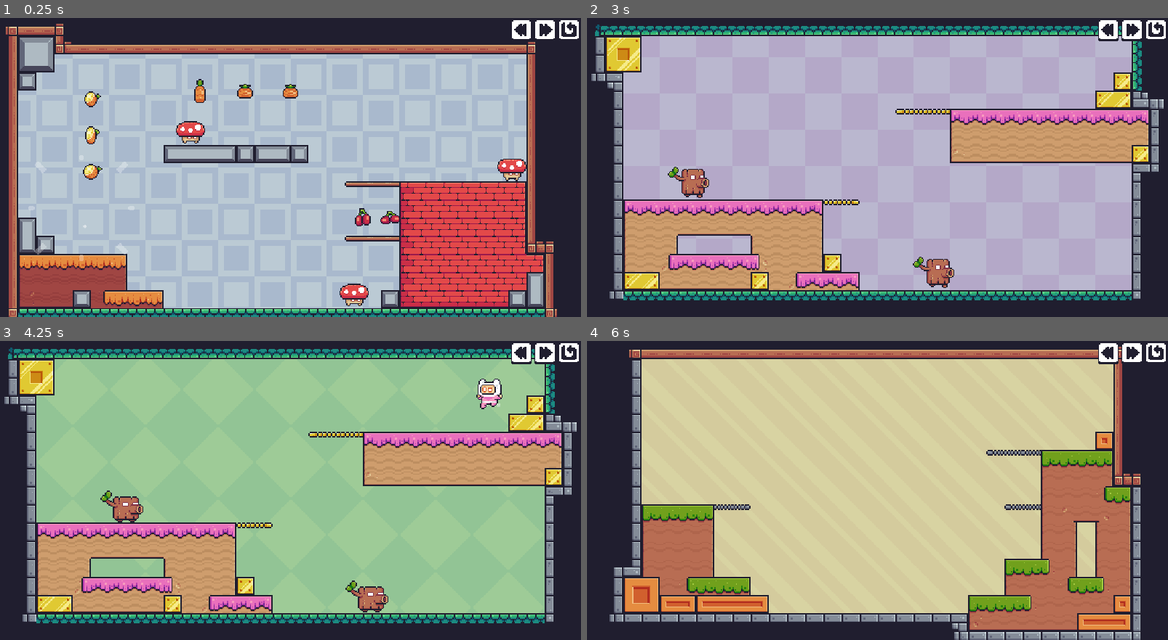
Above: before the commit, frames 1-4 (two rows, left to right).
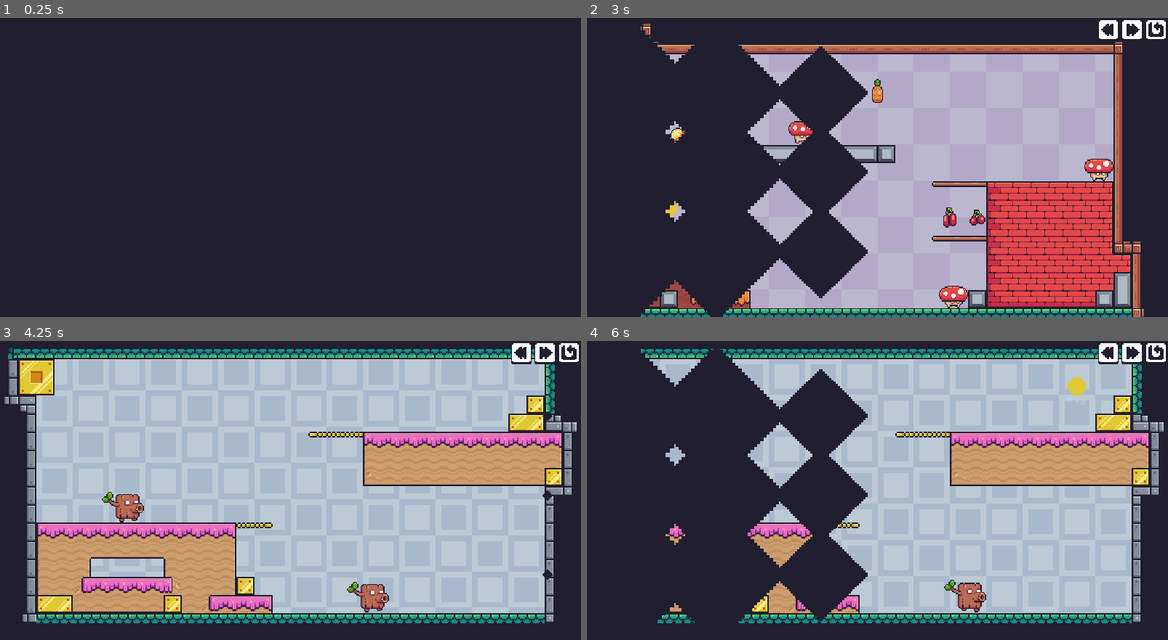
Above: after the commit, the same moments.

Repository: skaarj1989/PixelAdventure
Game: Godot game, scene res://src/Main.tscn
The game is run twice, just before and just after one commit, with the same random seed, the same clock (stepped at 60 frames per second) and the same inputs. Before the commit the project starts from res://src/Levels/Level_2_01.tscn.
Inputs (mouse positions are in pixels of both pictures, inside the frame that each line leads up to):
- Up to frame 1 (0.25 s): no input
- Up to frame 2 (3 s): click (1156, 29) at 0.5 s; click (1156, 29) at 1.25 s; click (1156, 29) at 2 s; click (1133, 29) at 2.75 s
- Up to frame 3 (4.25 s): click (569, 352) at 3.5 s
- Up to frame 4 (6 s): click (1156, 352) at 4.25 s; click (1156, 352) at 5 s; click (1133, 352) at 5.75 s

The runs differ from the first frame. In frame 1, 80% of the frame differs, in the area x 1-100%, y 0-100%; in frame 2, 62%; in frame 3, 57%; in frame 4, 80%.

Commit message:
Added transition animation

Diff:
--- a/project.godot
+++ b/project.godot
@@ -39,15 +39,11 @@
 [application]
 
 config/name="PixelAdventure"
-run/main_scene="res://src/Levels/Level_2_01.tscn"
+run/main_scene="res://src/Main.tscn"
 
 [autoload]
 
 GameState="*res://src/GameState.gd"
-
-[debug]
-
-settings/stdout/verbose_stdout=true
 
 [display]
 
@@ -87,6 +83,18 @@
 
 [input]
 
+ui_accept={
+"deadzone": 0.5,
+"events": [ Object(InputEventKey,"resource_local_to_scene":false,"resource_name":"","device":0,"alt":false,"shift":false,"control":false,"meta":false,"command":false,"pressed":false,"scancode":16777221,"unicode":0,"echo":false,"script":null)
+, Object(InputEventKey,"resource_local_to_scene":false,"resource_name":"","device":0,"alt":false,"shift":false,"control":false,"meta":false,"command":false,"pressed":false,"scancode":16777222,"unicode":0,"echo":false,"script":null)
+, Object(InputEventJoypadButton,"resource_local_to_scene":false,"resource_name":"","device":0,"button_index":0,"pressure":0.0,"pressed":false,"script":null)
+ ]
+}
+ui_select={
+"deadzone": 0.5,
+"events": [ Object(InputEventJoypadButton,"resource_local_to_scene":false,"resource_name":"","device":0,"button_index":3,"pressure":0.0,"pressed":false,"script":null)
+ ]
+}
 move_left={
 "deadzone": 0.5,
 "events": [ Object(InputEventKey,"resource_local_to_scene":false,"resource_name":"","device":0,"alt":false,"shift":false,"control":false,"meta":false,"command":false,"pressed":false,"scancode":16777231,"unicode":0,"echo":false,"script":null)
--- a/src/Levels/Level.gd
+++ b/src/Levels/Level.gd
@@ -1,9 +1,4 @@
 extends Node2D
-
-var chapters := {
-	1: { "num_levels": 18 },
-	2: { "num_levels": 20 },
-}
 
 
 onready var player_prefab := preload("res://src/Player/Player.tscn")
@@ -14,10 +9,17 @@
 	spawn_collectibles()
 	spawn_blocks()
 
+	# Play scene from the editor
+	if get_parent() == get_tree().get_root():
+		create_player()
 
-func _process(_delta: float) -> void:
-	if Input.is_key_pressed(KEY_ESCAPE):
-		get_tree().quit()
+
+func get_info():
+	var array = filename.get_file().get_basename().split("_")
+	return {
+		"chapter_id": array[1].to_int(),
+		"level_id": array[2].to_int()
+	}
 
 
 func spawn_collectibles() -> void:
@@ -52,58 +54,5 @@
 func create_player() -> void:
 	var player = player_prefab.instance()
 	add_child(player)
-	player.connect("dead", $Timer, "start")
+	player.connect("dead", self, "create_player")
 	player.spawn($SpawnPoint.position)
-
-
-func _on_Timer_timeout() -> void:
-	create_player()
-
-
-func _on_HUD_restart_level() -> void:
-	get_tree().reload_current_scene()
-
-
-func _on_HUD_next_level():
-	var stats = stat_current_level()
-	var chapter_id = stats.chapter_id
-	var current_chapter = chapters[chapter_id]
-	var level_id = stats.level_id
-	if level_id == current_chapter.num_levels:
-		chapter_id += 1
-		level_id = 1
-	else:
-		level_id += 1
-
-	if chapter_id <= chapters.size():
-		open_level(chapter_id, level_id)
-
-
-func _on_HUD_prev_level():
-	var stats = stat_current_level()
-	var chapter_id = stats.chapter_id
-	var level_id = stats.level_id
-	if level_id == 1:
-		chapter_id -= 1
-		if chapter_id == 0:
-			return
-		var prev_chapter = chapters[chapter_id]
-		level_id = prev_chapter.num_levels
-	else:
-		level_id -= 1
-
-	if chapter_id > 0:
-		open_level(chapter_id, level_id)
-
-
-func stat_current_level():
-	var fn = filename.get_file().get_basename().split("_")
-	return {
-		"chapter_id": fn[1].to_int(),
-		"level_id": fn[2].to_int()
-	}
-
-
-func open_level(chapter, level) -> void:
-	var str_id = "Level_%d_%0*d" % [chapter, 2, level]
-	get_tree().change_scene("res://src/Levels/%s.tscn" % str_id)
--- a/src/Levels/Level.tscn
+++ b/src/Levels/Level.tscn
@@ -6,7 +6,6 @@
 [ext_resource path="res://assets/Items/Fruits/spritesheet.png" type="Texture" id=4]
 [ext_resource path="res://assets/Traps/Blocks/idle.png" type="Texture" id=5]
 [ext_resource path="res://src/Background/AnimatedBackground.tscn" type="PackedScene" id=6]
-[ext_resource path="res://src/UI/HUD.tscn" type="PackedScene" id=7]
 [ext_resource path="res://assets/Traps/Spikes/spikes.png" type="Texture" id=8]
 [ext_resource path="res://assets/Terrain/terrain.png" type="Texture" id=9]
 [ext_resource path="res://src/FX/ShakeCamera2D.gd" type="Script" id=10]
@@ -3851,11 +3850,6 @@
 [node name="Level" type="Node2D"]
 script = ExtResource( 11 )
 
-[node name="CanvasLayer" type="CanvasLayer" parent="."]
-pause_mode = 2
-
-[node name="HUD" parent="CanvasLayer" instance=ExtResource( 7 )]
-
 [node name="AnimatedBackground" parent="." instance=ExtResource( 6 )]
 
 [node name="TileMap" type="TileMap" parent="." groups=[
@@ -3958,16 +3952,3 @@
 __meta__ = {
 "_edit_lock_": true
 }
-
-[node name="Timer" type="Timer" parent="."]
-wait_time = 0.25
-one_shot = true
-autostart = true
-__meta__ = {
-"_editor_description_": "Spawn delay"
-}
-
-[connection signal="next_level" from="CanvasLayer/HUD" to="." method="_on_HUD_next_level"]
-[connection signal="prev_level" from="CanvasLayer/HUD" to="." method="_on_HUD_prev_level"]
-[connection signal="restart_level" from="CanvasLayer/HUD" to="." method="_on_HUD_restart_level"]
-[connection signal="timeout" from="Timer" to="." method="_on_Timer_timeout"]
--- a/src/Levels/Level_1_01.tscn
+++ b/src/Levels/Level_1_01.tscn
@@ -4,17 +4,14 @@
 
 [node name="Level_1_01" instance=ExtResource( 1 )]
 
-[node name="HUD" parent="CanvasLayer" index="0"]
-pause_mode = 2
-
-[node name="TileMap" parent="." index="2"]
+[node name="TileMap" parent="." index="1"]
 tile_data = PoolIntArray( -65538, 76, 0, -65537, 76, 0, -131072, 76, 0, -131071, 76, 0, -131070, 76, 0, -131069, 76, 0, …(6453 unchanged characters)…
 
-[node name="Collectibles" parent="." index="8"]
+[node name="Collectibles" parent="." index="7"]
 tile_data = PoolIntArray( 262183, 5, 0, 327698, 0, 0, 393273, 6, 0, 458789, 5, 0, 458793, 5, 0, 524304, 0, 0, 524308, 0, 0, 655417, 6, 0, 720910, 0, 0, 720914, 0, 0, 720918, 0, 0, 917561, 6, 0, 1638408, 2, 0, 1638412, 2, 0, 1638416, 2, 0 )
 
-[node name="ShakeCamera2D" parent="." index="10"]
+[node name="ShakeCamera2D" parent="." index="9"]
 max_offset = Vector2( 8, 8 )
 
-[node name="SpawnPoint" parent="." index="11"]
+[node name="SpawnPoint" parent="." index="10"]
 position = Vector2( 272, 136 )
--- a/src/Levels/Level_1_02.tscn
+++ b/src/Levels/Level_1_02.tscn
@@ -7,10 +7,10 @@
 
 [node name="Level_1_02" instance=ExtResource( 4 )]
 
-[node name="TileMap" parent="." index="2"]
+[node name="TileMap" parent="." index="3"]
 tile_data = PoolIntArray( -65538, 76, 0, -65537, 76, 0, -131072, 76, 0, -131071, 76, 0, -131070, 76, 0, -131069, 76, 0, …(6451 unchanged characters)…
 
-[node name="SpawnPoint" parent="." index="11"]
+[node name="SpawnPoint" parent="." index="12"]
 position = Vector2( 72, 160 )
 
 [node name="Boxes" type="Node" parent="." index="13"]
--- /dev/null
+++ b/src/Main.gd
@@ -0,0 +1,90 @@
+extends Node
+
+const CHAPTERS := {
+	1: { "num_levels": 18 },
+	2: { "num_levels": 20 },
+}
+
+export(int) var initial_chapter := 1
+export(int) var initial_level := 1
+
+var current_level: Node
+var locked_hud := false
+
+
+func _ready() -> void:
+	open_level(initial_chapter, initial_level)
+
+
+func _process(_delta: float) -> void:
+	if Input.is_key_pressed(KEY_ESCAPE):
+		get_tree().quit()
+
+
+func _on_HUD_restart_level() -> void:
+	if locked_hud: return
+
+	var stats = current_level.get_info()
+	open_level(stats.chapter_id, stats.level_id)
+
+
+func _on_HUD_next_level() -> void:
+	if locked_hud: return
+
+	var stats = current_level.get_info()
+	var chapter_id = stats.chapter_id
+	var current_chapter = CHAPTERS[chapter_id]
+	var level_id = stats.level_id
+	if level_id == current_chapter.num_levels:
+		chapter_id += 1
+		level_id = 1
+	else:
+		level_id += 1
+
+	if chapter_id <= CHAPTERS.size():
+		open_level(chapter_id, level_id)
+
+
+func _on_HUD_prev_level() -> void:
+	if locked_hud: return
+
+	var stats = current_level.get_info()
+	var chapter_id = stats.chapter_id
+	var level_id = stats.level_id
+	if level_id == 1:
+		chapter_id -= 1
+		if chapter_id == 0:
+			return
+		var prev_chapter = CHAPTERS[chapter_id]
+		level_id = prev_chapter.num_levels
+	else:
+		level_id -= 1
+
+	if chapter_id > 0:
+		open_level(chapter_id, level_id)
+
+
+func _on_Transition_transitioned() -> void:
+	locked_hud = false
+
+
+func open_level(chapter: int, level: int) -> void:
+	locked_hud = true
+
+	var str_id = "Level_%d_%0*d" % [chapter, 2, level]
+	var loader = ResourceLoader.load_interactive("res://src/Levels/%s.tscn" % str_id)
+
+	if current_level:
+		$Transition.get_node("HBoxContainer").show()
+		$Transition.fade_out()
+		yield($Transition, "transitioned")
+		remove_child(current_level)
+
+	loader.wait()
+
+	current_level = (loader.get_resource() as PackedScene).instance()
+	add_child(current_level)
+
+	$Transition.fade_in()
+	yield($Transition, "transitioned")
+	current_level.create_player()
--- /dev/null
+++ b/src/Main.tscn
@@ -0,0 +1,20 @@
+[gd_scene load_steps=4 format=2]
+
+[ext_resource path="res://src/Main.gd" type="Script" id=1]
+[ext_resource path="res://src/Transition.tscn" type="PackedScene" id=2]
+[ext_resource path="res://src/UI/HUD.tscn" type="PackedScene" id=3]
+
+[node name="Main" type="Node"]
+script = ExtResource( 1 )
+initial_chapter = 2
+
+[node name="CanvasLayer" type="CanvasLayer" parent="."]
+
+[node name="HUD" parent="CanvasLayer" instance=ExtResource( 3 )]
+
+[node name="Transition" parent="." instance=ExtResource( 2 )]
+
+[connection signal="next_level" from="CanvasLayer/HUD" to="." method="_on_HUD_next_level"]
+[connection signal="prev_level" from="CanvasLayer/HUD" to="." method="_on_HUD_prev_level"]
+[connection signal="restart_level" from="CanvasLayer/HUD" to="." method="_on_HUD_restart_level"]
+[connection signal="transitioned" from="Transition" to="." method="_on_Transition_transitioned"]
--- /dev/null
+++ b/src/Transition.gd
@@ -0,0 +1,42 @@
+extends CanvasLayer
+
+signal transitioned
+
+const DELAY := 0.05
+
+onready var columns = [
+	$HBoxContainer/Column,
+	$HBoxContainer/Column2,
+	$HBoxContainer/Column3,
+	$HBoxContainer/Column4,
+	$HBoxContainer/Column5,
+	$HBoxContainer/Column6,
+]
+
+
+# Invisible -> Visible (Game)
+func fade_in() -> void:
+	for c in columns:
+		c.animation_player.play("fade_in")
+		c.animation_player.playback_speed = 0.1
+
+	for c in columns:
+		c.animation_player.playback_speed = 1.0
+		yield(get_tree().create_timer(DELAY), "timeout")
+
+	yield(columns.back().animation_player, "animation_finished")
+	emit_signal("transitioned")
+
+
+# Blackouts: (Game) Visible -> Invisible
+func fade_out() -> void:
+	for c in columns:
+		c.animation_player.play("fade_out")
+		c.animation_player.playback_speed = 0.1
+
+	for c in columns:
+		c.animation_player.playback_speed = 1.0
+		yield(get_tree().create_timer(DELAY), "timeout")
+
+	yield(columns.back().animation_player, "animation_finished")
+	emit_signal("transitioned")
--- /dev/null
+++ b/src/Transition.tscn
@@ -0,0 +1,44 @@
+[gd_scene load_steps=3 format=2]
+
+[ext_resource path="res://src/Transition.gd" type="Script" id=1]
+[ext_resource path="res://src/TransitionPattern.tscn" type="PackedScene" id=2]
+
+[node name="Transition" type="CanvasLayer"]
+script = ExtResource( 1 )
+
+[node name="HBoxContainer" type="HBoxContainer" parent="."]
+margin_top = 44.0
+margin_right = 40.0
+margin_bottom = 40.0
+__meta__ = {
+"_edit_use_anchors_": false
+}
+
+[node name="Column" parent="HBoxContainer" instance=ExtResource( 2 )]
+margin_right = 88.0
+margin_bottom = 206.0
+
+[node name="Column2" parent="HBoxContainer" instance=ExtResource( 2 )]
+margin_left = 92.0
+margin_right = 180.0
+margin_bottom = 206.0
+
+[node name="Column3" parent="HBoxContainer" instance=ExtResource( 2 )]
+margin_left = 184.0
+margin_right = 272.0
+margin_bottom = 206.0
+
+[node name="Column4" parent="HBoxContainer" instance=ExtResource( 2 )]
+margin_left = 276.0
+margin_right = 364.0
+margin_bottom = 206.0
+
+[node name="Column5" parent="HBoxContainer" instance=ExtResource( 2 )]
+margin_left = 368.0
+margin_right = 456.0
+margin_bottom = 206.0
+
+[node name="Column6" parent="HBoxContainer" instance=ExtResource( 2 )]
+margin_left = 460.0
+margin_right = 548.0
+margin_bottom = 206.0
--- /dev/null
+++ b/src/TransitionPattern.gd
@@ -0,0 +1,4 @@
+extends VBoxContainer
+
+
+onready var animation_player: AnimationPlayer = $AnimationPlayer
--- /dev/null
+++ b/src/TransitionPattern.tscn
@@ -0,0 +1,197 @@
+[gd_scene load_steps=5 format=2]
+
+[ext_resource path="res://assets/Other/transition.png" type="Texture" id=1]
+[ext_resource path="res://src/TransitionPattern.gd" type="Script" id=2]
+
+[sub_resource type="Animation" id=1]
+resource_name = "fade_in"
+length = 0.5
+step = 0.05
+tracks/0/type = "value"
+tracks/0/path = NodePath("TextureRect:rect_scale")
+tracks/0/interp = 1
+tracks/0/loop_wrap = true
+tracks/0/imported = false
+tracks/0/enabled = true
+tracks/0/keys = {
+"times": PoolRealArray( 0, 0.5 ),
+"transitions": PoolRealArray( 1, 1 ),
+"update": 0,
+"values": [ Vector2( 10, 10 ), Vector2( 0, 0 ) ]
+}
+tracks/1/type = "value"
+tracks/1/path = NodePath("TextureRect:visible")
+tracks/1/interp = 1
+tracks/1/loop_wrap = true
+tracks/1/imported = false
+tracks/1/enabled = true
+tracks/1/keys = {
+"times": PoolRealArray( 0.05 ),
+"transitions": PoolRealArray( 1 ),
+"update": 2,
+"values": [ true ]
+}
+tracks/2/type = "value"
+tracks/2/path = NodePath("TextureRect2:rect_scale")
+tracks/2/interp = 1
+tracks/2/loop_wrap = true
+tracks/2/imported = false
+tracks/2/enabled = true
+tracks/2/keys = {
+"times": PoolRealArray( 0, 0.5 ),
+"transitions": PoolRealArray( 1, 1 ),
+"update": 0,
+"values": [ Vector2( 10, 10 ), Vector2( 0, 0 ) ]
+}
+tracks/3/type = "value"
+tracks/3/path = NodePath("TextureRect2:visible")
+tracks/3/interp = 2
+tracks/3/loop_wrap = true
+tracks/3/imported = false
+tracks/3/enabled = true
+tracks/3/keys = {
+"times": PoolRealArray( 0.05 ),
+"transitions": PoolRealArray( 1 ),
+"update": 2,
+"values": [ true ]
+}
+tracks/4/type = "value"
+tracks/4/path = NodePath("TextureRect3:rect_scale")
+tracks/4/interp = 1
+tracks/4/loop_wrap = true
+tracks/4/imported = false
+tracks/4/enabled = true
+tracks/4/keys = {
+"times": PoolRealArray( 0, 0.5 ),
+"transitions": PoolRealArray( 1, 1 ),
+"update": 0,
+"values": [ Vector2( 10, 10 ), Vector2( 0, 0 ) ]
+}
+tracks/5/type = "value"
+tracks/5/path = NodePath("TextureRect3:visible")
+tracks/5/interp = 2
+tracks/5/loop_wrap = true
+tracks/5/imported = false
+tracks/5/enabled = true
+tracks/5/keys = {
+"times": PoolRealArray( 0.05 ),
+"transitions": PoolRealArray( 1 ),
+"update": 2,
+"values": [ true ]
+}
+
+[sub_resource type="Animation" id=2]
+length = 0.5
+step = 0.05
+tracks/0/type = "value"
+tracks/0/path = NodePath("TextureRect:rect_scale")
+tracks/0/interp = 1
+tracks/0/loop_wrap = true
+tracks/0/imported = false
+tracks/0/enabled = true
+tracks/0/keys = {
+"times": PoolRealArray( 0, 0.5 ),
+"transitions": PoolRealArray( 1, 1 ),
+"update": 0,
+"values": [ Vector2( 0, 0 ), Vector2( 10, 10 ) ]
+}
+tracks/1/type = "value"
+tracks/1/path = NodePath("TextureRect:visible")
+tracks/1/interp = 1
+tracks/1/loop_wrap = true
+tracks/1/imported = false
+tracks/1/enabled = true
+tracks/1/keys = {
+"times": PoolRealArray( 0, 0.05 ),
+"transitions": PoolRealArray( 1, 1 ),
+"update": 2,
+"values": [ false, true ]
+}
+tracks/2/type = "value"
+tracks/2/path = NodePath("TextureRect2:rect_scale")
+tracks/2/interp = 1
+tracks/2/loop_wrap = true
+tracks/2/imported = false
+tracks/2/enabled = true
+tracks/2/keys = {
+"times": PoolRealArray( 0, 0.5 ),
+"transitions": PoolRealArray( 1, 1 ),
+"update": 0,
+"values": [ Vector2( 0, 0 ), Vector2( 10, 10 ) ]
+}
+tracks/3/type = "value"
+tracks/3/path = NodePath("TextureRect2:visible")
+tracks/3/interp = 1
+tracks/3/loop_wrap = true
+tracks/3/imported = false
+tracks/3/enabled = true
+tracks/3/keys = {
+"times": PoolRealArray( 0, 0.05 ),
+"transitions": PoolRealArray( 1, 1 ),
+"update": 2,
+"values": [ false, true ]
+}
+tracks/4/type = "value"
+tracks/4/path = NodePath("TextureRect3:rect_scale")
+tracks/4/interp = 1
+tracks/4/loop_wrap = true
+tracks/4/imported = false
+tracks/4/enabled = true
+tracks/4/keys = {
+"times": PoolRealArray( 0, 0.5 ),
+"transitions": PoolRealArray( 1, 1 ),
+"update": 0,
+"values": [ Vector2( 0, 0 ), Vector2( 10, 10 ) ]
+}
+tracks/5/type = "value"
+tracks/5/path = NodePath("TextureRect3:visible")
+tracks/5/interp = 1
+tracks/5/loop_wrap = true
+tracks/5/imported = false
+tracks/5/enabled = true
+tracks/5/keys = {
+"times": PoolRealArray( 0, 0.05 ),
+"transitions": PoolRealArray( 1, 1 ),
+"update": 2,
+"values": [ false, true ]
+}
+
+[node name="Column" type="VBoxContainer"]
+rect_min_size = Vector2( 88, 0 )
+script = ExtResource( 2 )
+__meta__ = {
+"_edit_use_anchors_": false
+}
+
+[node name="TextureRect" type="TextureRect" parent="."]
+margin_right = 88.0
+margin_bottom = 66.0
+rect_min_size = Vector2( 44, 66 )
+rect_pivot_offset = Vector2( 22, 22 )
+texture = ExtResource( 1 )
+
+[node name="TextureRect2" type="TextureRect" parent="."]
+margin_top = 70.0
+margin_right = 88.0
+margin_bottom = 136.0
+rect_min_size = Vector2( 44, 66 )
+rect_pivot_offset = Vector2( 22, 22 )
+texture = ExtResource( 1 )
+__meta__ = {
+"_editor_description_": ""
+}
+
+[node name="TextureRect3" type="TextureRect" parent="."]
+margin_top = 140.0
+margin_right = 88.0
+margin_bottom = 206.0
+rect_min_size = Vector2( 44, 66 )
+rect_pivot_offset = Vector2( 22, 22 )
+texture = ExtResource( 1 )
+__meta__ = {
+"_editor_description_": ""
+}
+
+[node name="AnimationPlayer" type="AnimationPlayer" parent="."]
+anims/fade_in = SubResource( 1 )
+anims/fade_out = SubResource( 2 )
Binary file added: assets/Other/transition.png
Not shown, added: assets/Other/transition.png.import
Not shown: 1 places in src/Levels/Level.tscn that only renumber resources
